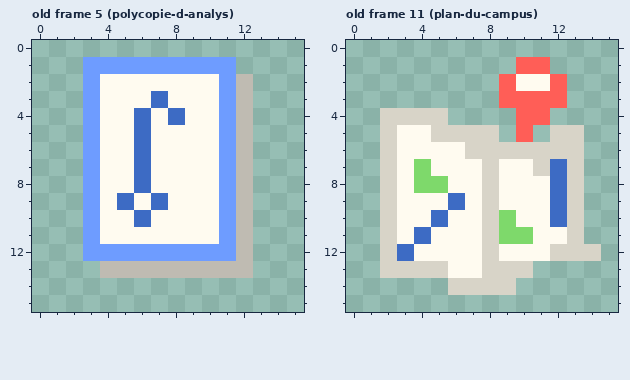
Pixel-art file: art/trinkets.aseprite. Above is the file before it was changed.
16x16 pixels, 25 frames. Shown: old frame 5 (polycopie-d-analys), old frame 11 (plan-du-campus). The commit also changed other frames, which this record leaves out.
Now the later version:
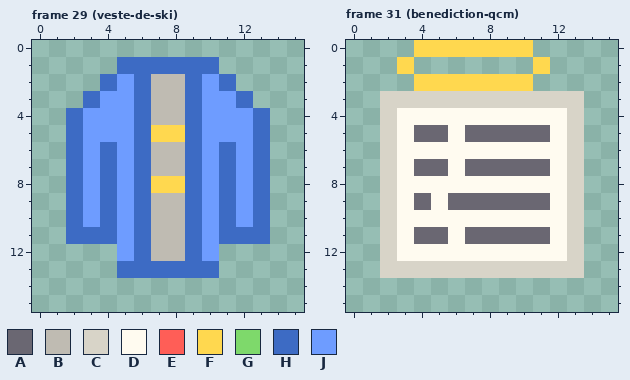
Palette (. is transparent): A #6a6772  B #bfbbb2  C #d8d4c8  D #fffbf0  E #ff5e57  F #ffd84f  G #7ed96b  H #3d6bc4  J #6e9cff
A new or re-ordered frame is compared with the old frame closest to it.
Difference:
frames 25 -> 31
Changed rows in their new state; - is an unchanged pixel.
Frame 29 (veste-de-ski) is new; against old frame 5 (polycopie-d-analys):
first column x 2:
 1 -..HHHHHH.--
 2 -.HJHBBHJH.-
 3 -HJJHBBHJ-H-
 4 H-JJ-BBHJ-JH
 5 H-JJ-FFHJ-JH
 6 H-HJ-BBHJHJH
 7 H-HJ-BBHJHJH
 8 H-HJ-FFHJHJH
 9 H-HJHBBHJHJH
10 H-HJ-BBHJHJH
11 HHHJHBBHJHHH
12 -..-HBBH-..-
13 --.HHHHHH..-
Frame 31 (benediction-qcm) is new; against old frame 11 (plan-du-campus):
first column x 2:
 0 --FFFFFFF----
 1 -F------.F---
 2 --FFFFFFF..--
 3 CCCCCCCCCCCC-
 4 -DDDDDDDDDDC-
 5 --AADAAAAAD--
 6 -----DDDDDD--
 7 --AA-AAAAAD--
 8 --DD--D---D--
 9 --A-AAAAAAD--
10 ---D--DD--D--
11 --AA-AAAAA---
12 -D----D---D-.
13 ----CC---CCC-
14 ----....-----
Where, in picture pixels (left, top, right, bottom), the same in both pictures:
changed: (66, 57, 270, 278)
changed: (380, 40, 601, 295)
